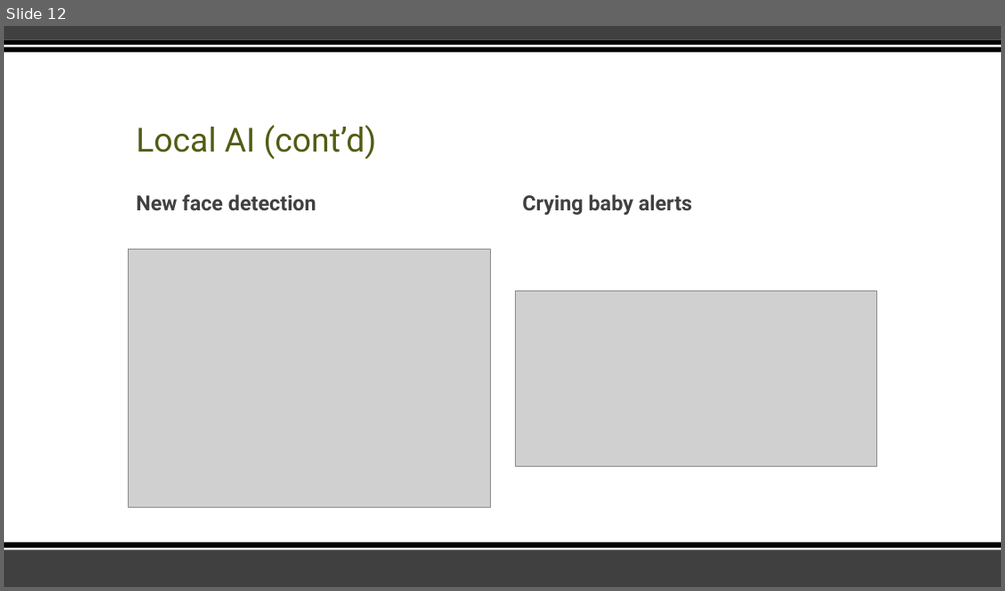
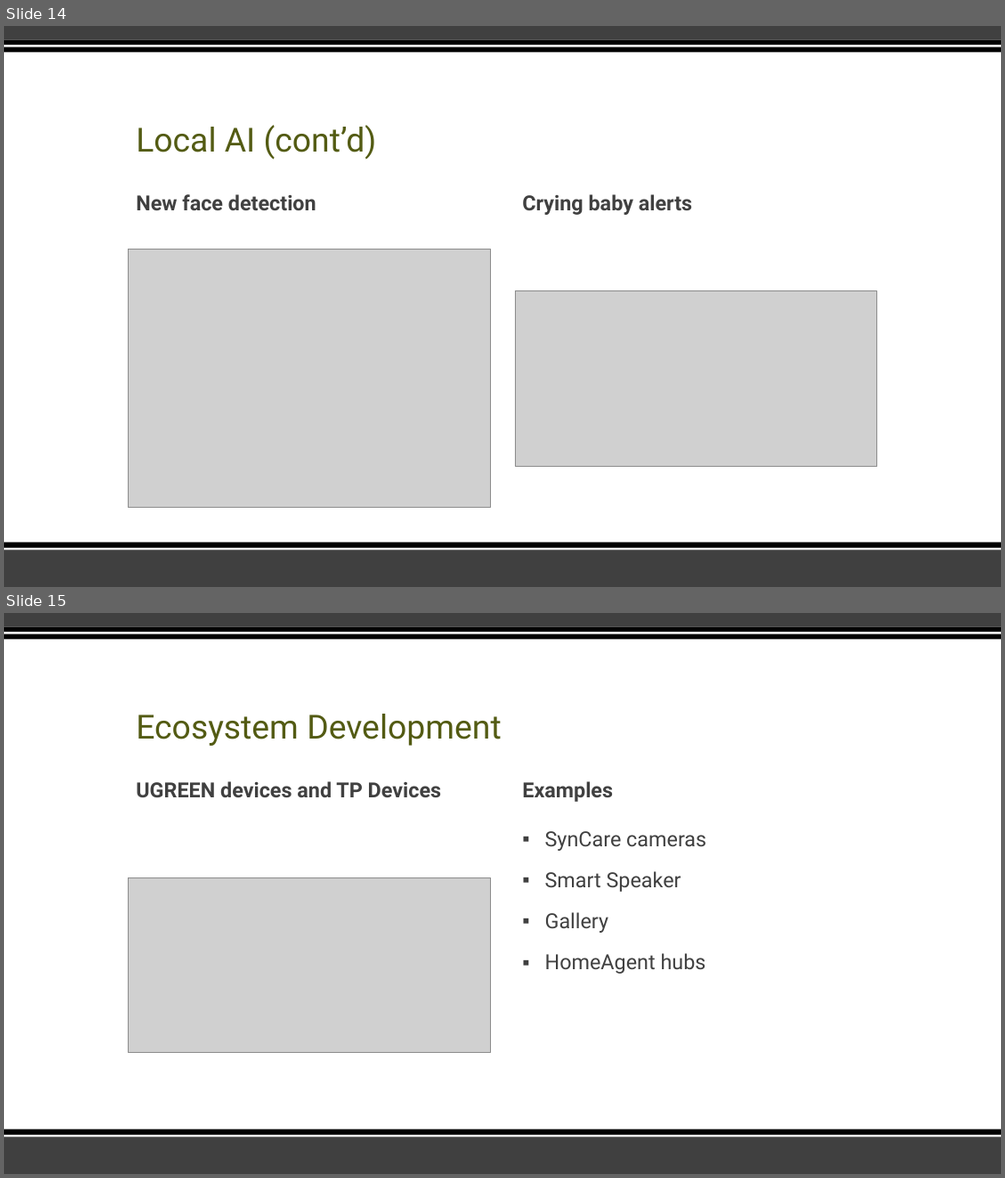
Before and after one commit to Cy-EF0510/Vanier, a slide deck: Semester 7 Fall 2026/IOT/Assignments/HomeAgent.pptx. Shown one above the other, each under a label of ours: slide 12 before the commit, slides 14 and 15 after it. The pictures are 1005x591 and 1005x1178 pixels, drawn with LibreOffice and Linux fonts; fonts in the diff are those of the drawing; grey boxes stand for pictures. Boxes give left, top, right and bottom in pixels: in the first picture for what was removed or moved away, otherwise in the second. Text is boxed around its words. In the diff, an @@ line names an element or a change of style, - is before the commit and + after.

```diff
--- a/Semester 7 Fall 2026/IOT/Assignments/HomeAgent.pptx
+++ b/Semester 7 Fall 2026/IOT/Assignments/HomeAgent.pptx
@@ slide 15 added at (4, 613, 1001, 1174), background #FFFFFF; not listed: 6 template elements that a slide beside it also shows @@
@@ title added at (136, 714, 501, 746), 32 pt, text #535C14 @@
+Ecosystem Development
@@ text added at (136, 781, 442, 797), 20 pt, text #404040, bold @@
+UGREEN devices and TP Devices
@@ text added at (522, 781, 613, 802), 20 pt, text #404040, bold @@
+Examples
@@ text added at (545, 831, 706, 973), 20 pt, text #404040 @@
+▪ SynCare cameras
+▪ Smart Speaker
+▪ Gallery
+▪ HomeAgent hubs
@@ picture added at (128, 877, 489, 1053) @@
@@ what was slide 12 is now slide 14 @@
```
Also in this commit, not shown: 3 slides changed, 7 other slides added, 8 slides removed.
